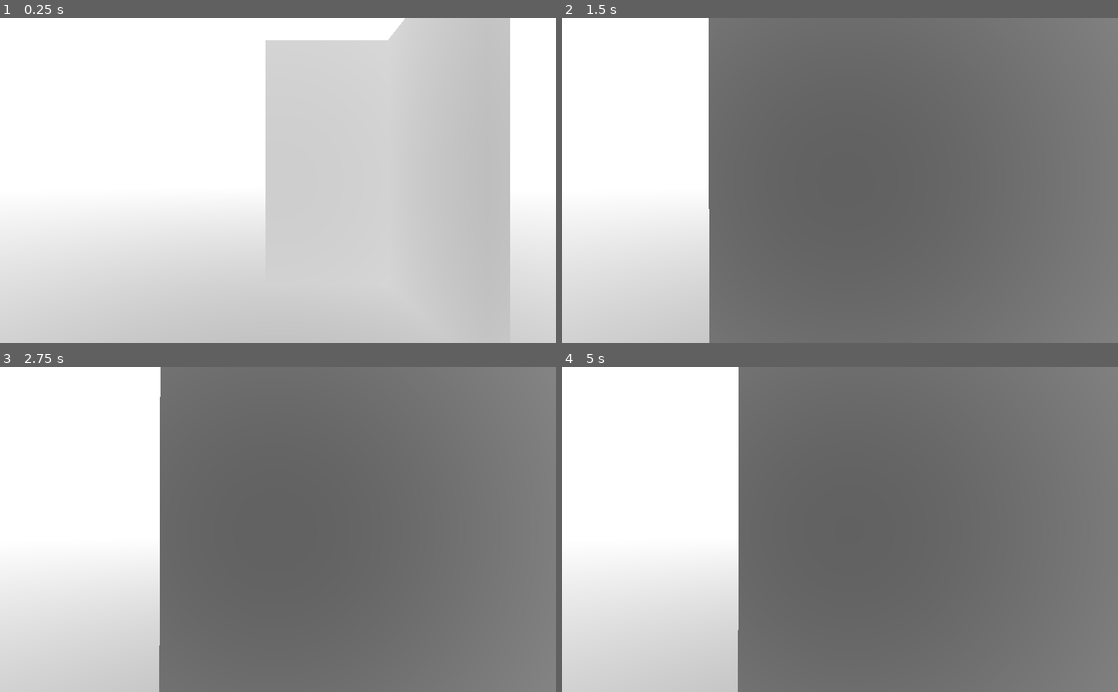
Above: before the commit, frames 1-4 (two rows, left to right).
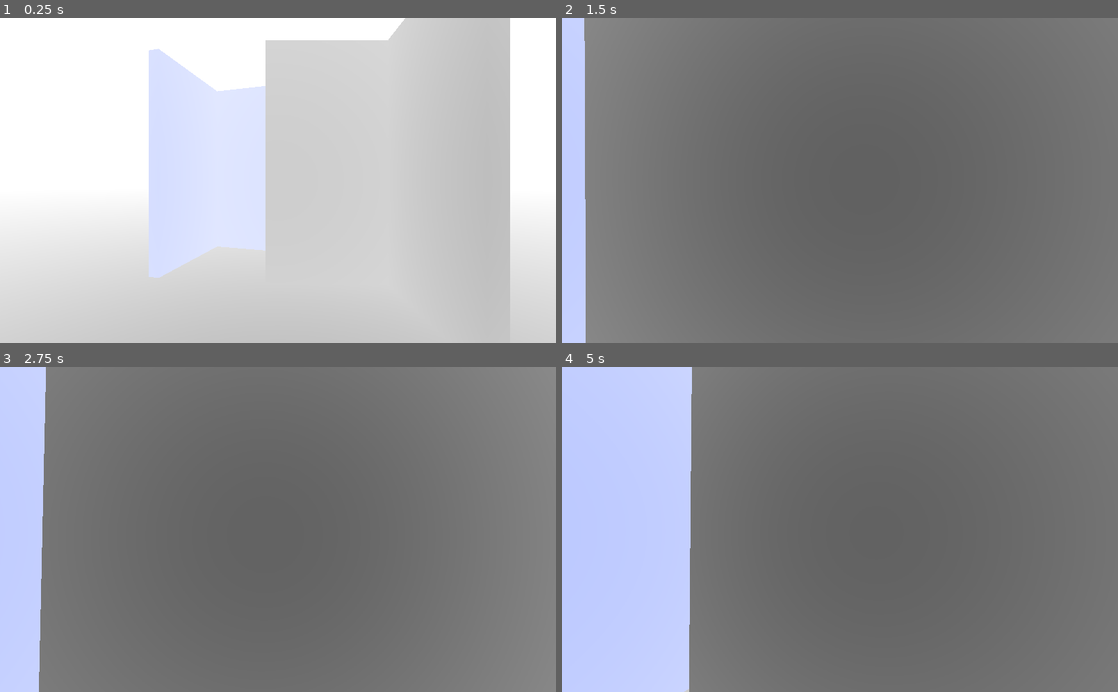
Above: after the commit, the same moments.

Repository: SmBe19/AJ8
Game: Godot game, scene res://scn/Root.tscn
Two runs of this game, one before a commit and one after it. Both use one fixed random seed, a clock stepped at 60 frames per second and the inputs below.
Inputs (mouse positions are in pixels of both pictures, inside the frame that each line leads up to):
- Up to frame 1 (0.25 s): no input
- Up to frame 2 (1.5 s): tap Enter at 0.5 s; move the mouse to (867, 180) at 0.52 s; hold W (move_forward) from 0.53 s (still down); move the mouse to (812, 180) at 1.27 s
- Up to frame 3 (2.75 s): keep holding W (move_forward); move the mouse to (289, 523) at 2.02 s
- Up to frame 4 (5 s): keep holding W (move_forward); move the mouse to (834, 536) at 2.77 s; move the mouse to (878, 532) at 3.52 s; move the mouse to (795, 526) at 4.27 s

The runs differ from the first frame. In frame 1, 10% of the frame differs, in the area x 26-48%, y 9-80%; in frame 2, 26%; in frame 3, 29%; in frame 4, 32%, in the area x 0-32%, y 0-100%.

Commit message:
glow shader

Diff:
--- a/mat/depth.tres
+++ b/mat/depth.tres
@@ -1,20 +1,7 @@
 [gd_resource type="ShaderMaterial" load_steps=2 format=2]
 
-[sub_resource type="Shader" id=1]
-code = "shader_type spatial;
-
-varying vec4 v_pos;
-
-void vertex() {
-	v_pos = (MODELVIEW_MATRIX * vec4(VERTEX, 1.0)).xyzw;
-}
-
-void fragment() {
-	vec3 pos = v_pos.xyz;//v_pos.xyz / v_pos.w;
-	pos.z = -pos.z;
-	ALBEDO.rgb = vec3(0.);
-	EMISSION.rgb = vec3(1.-1./(1.+length(pos)));
-}"
+[ext_resource path="res://src/mat_depth.shader" type="Shader" id=1]
 
 [resource]
-shader = SubResource( 1 )
+shader = ExtResource( 1 )
+shader_param/u_col = Color( 0, 0, 0, 1 )
--- a/scn/World.tscn
+++ b/scn/World.tscn
@@ -1,8 +1,9 @@
-[gd_scene load_steps=9 format=2]
+[gd_scene load_steps=13 format=2]
 
 [ext_resource path="res://src/Player.gd" type="Script" id=1]
 [ext_resource path="res://msh/testlvl.obj" type="ArrayMesh" id=2]
 [ext_resource path="res://mat/depth.tres" type="Material" id=3]
+[ext_resource path="res://src/mat_depth.shader" type="Shader" id=4]
 
 [sub_resource type="BoxShape" id=1]
 extents = Vector3( 64, 1, 64 )
@@ -16,6 +17,16 @@
 points = PoolVector3Array( 0.727928, -2.01802, -0.765685, 0.727928, 2.01802, -0.765685, 0.730457, -1.98261, -1, 0.73045 …(185 unchanged characters)…
 
 [sub_resource type="ConvexPolygonShape" id=5]
+points = PoolVector3Array( -1.21802, -2.01802, -1.01802, -1.21802, -2.01802, -0.765766, -1.21802, 2.01802, -1.01802, -1.21802, 2.01802, -0.765766, 0.72785, -2.01802, -1.01802, 0.72785, -2.01802, -0.765766, 0.72785, 2.01802, -1.01802, 0.72785, 2.01802, -0.765766 )
+
+[sub_resource type="ShaderMaterial" id=8]
+shader = ExtResource( 4 )
+shader_param/u_col = Color( 0, 0.180392, 1, 1 )
+
+[sub_resource type="ConvexPolygonShape" id=6]
+points = PoolVector3Array( 0.727928, -2.01802, -0.765685, 0.727928, 2.01802, -0.765685, 0.730457, -1.98261, -1, 0.730457, 1.98261, -1, 0.763991, -2.01802, 1.03604, 0.763991, 2.01802, 1.03604, 1.01618, -2.01802, -1.01802, 1.01618, -2.01802, 1.03604, 1.01618, 2.01802, -1.01802, 1.01618, 2.01802, 1.03604 )
+
+[sub_resource type="ConvexPolygonShape" id=7]
 points = PoolVector3Array( -1.21802, -2.01802, -1.01802, -1.21802, -2.01802, -0.765766, -1.21802, 2.01802, -1.01802, -1.21802, 2.01802, -0.765766, 0.72785, -2.01802, -1.01802, 0.72785, -2.01802, -0.765766, 0.72785, 2.01802, -1.01802, 0.72785, 2.01802, -0.765766 )
 
 [node name="World" type="Spatial"]
@@ -58,3 +69,18 @@
 [node name="CollisionShape" type="CollisionShape" parent="Wall"]
 transform = Transform( 1, 0, 0, 0, 1, 0, 0, 0, 1, 1, 2, -3 )
 shape = SubResource( 5 )
+
+[node name="Wall2" type="StaticBody" parent="."]
+
+[node name="testlvl" type="MeshInstance" parent="Wall2"]
+transform = Transform( 0.258819, 0, 0.965926, 0, 1, 0, -0.965926, 0, 0.258819, -1, 2, -5 )
+mesh = ExtResource( 2 )
+material/0 = SubResource( 8 )
+
+[node name="CollisionShape2" type="CollisionShape" parent="Wall2"]
+transform = Transform( 0.258819, 0, 0.965926, 0, 1, 0, -0.965926, 0, 0.258819, -1, 2, -5 )
+shape = SubResource( 6 )
+
+[node name="CollisionShape" type="CollisionShape" parent="Wall2"]
+transform = Transform( 0.258819, 0, 0.965926, 0, 1, 0, -0.965926, 0, 0.258819, -1, 2, -5 )
+shape = SubResource( 7 )
--- a/src/Player.gd
+++ b/src/Player.gd
@@ -1,6 +1,6 @@
 extends KinematicBody
 
-const MOUSE_SENSITIVITY = 0.0005
+const MOUSE_SENSITIVITY = 0.002
 const MAX_SPEED = 10
 const ACCEL = 4.5
 const DEACCEL= 16
--- /dev/null
+++ b/src/mat_depth.shader
@@ -0,0 +1,16 @@
+shader_type spatial;
+
+varying vec4 v_pos;
+uniform vec4 u_col : hint_color = vec4(0., 0., 0., 1.);
+
+void vertex() {
+	v_pos = (MODELVIEW_MATRIX * vec4(VERTEX, 1.0)).xyzw;
+}
+
+void fragment() {
+	vec3 pos = v_pos.xyz;//v_pos.xyz / v_pos.w;
+	pos.z = -pos.z;
+	ALBEDO.rgb = vec3(0.);
+	float closeness = 1./(1.+length(pos));
+	EMISSION.rgb = mix(vec3(1.), u_col.rgb, closeness);
+}
